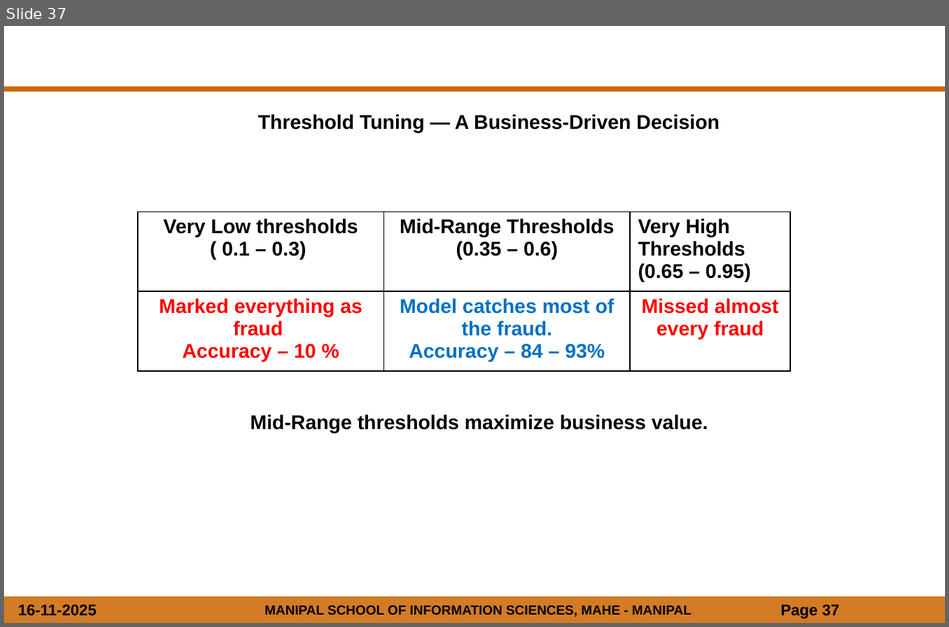
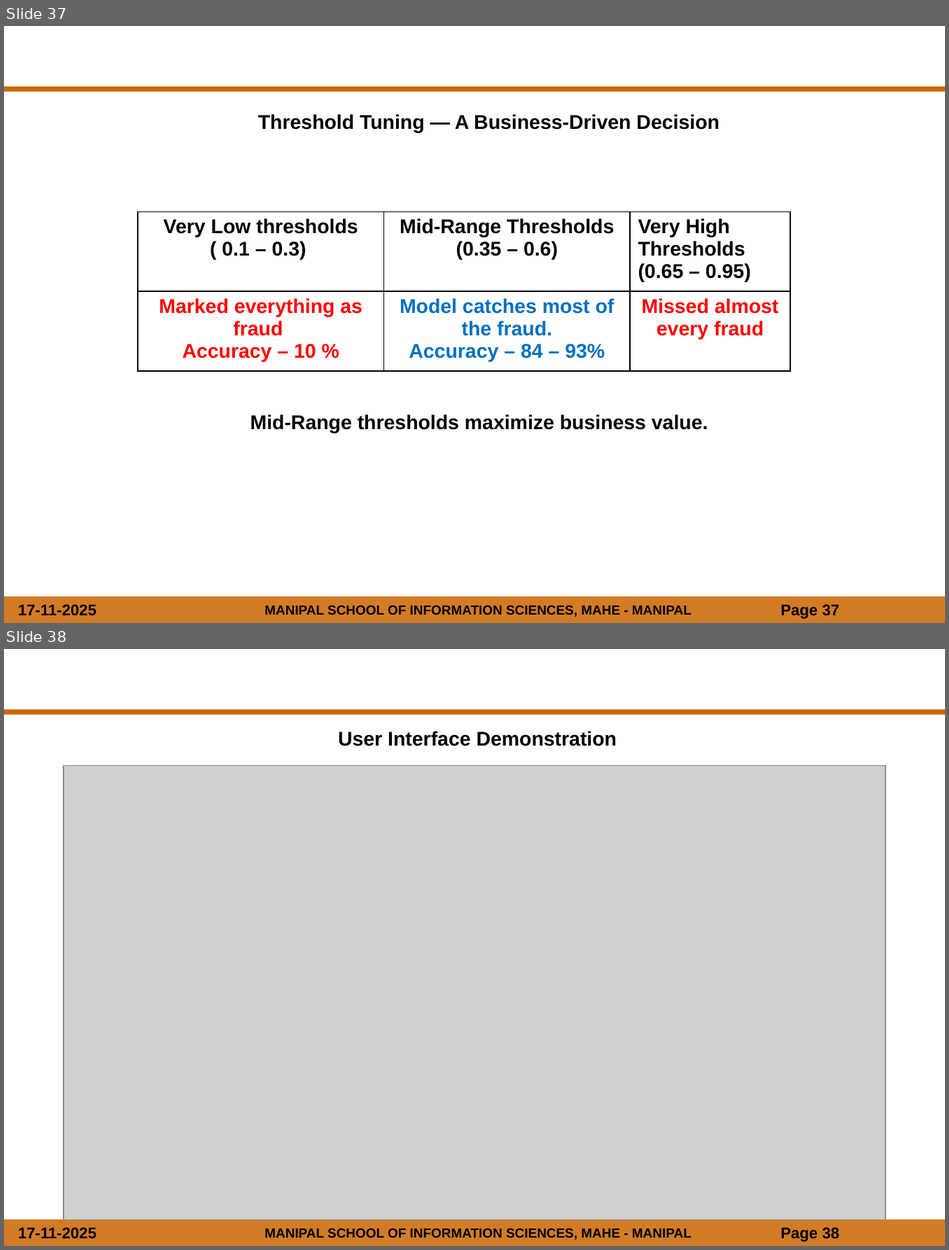
Before and after one commit to suhaasd/Fraud_Detection_Using_Machine_Learning, a slide deck: Fraud_Detection/fraud detection.pptx. Shown one above the other, each under a label of ours: slide 37 before the commit, slides 37 and 38 after it. The pictures are 949x627 and 949x1250 pixels, drawn with LibreOffice and Linux fonts; fonts in the diff are those of the drawing; grey boxes stand for pictures; background and template pictures are left out. Boxes give left, top, right and bottom in pixels: in the first picture for what was removed or moved away, otherwise in the second. Text is boxed around its words. In the diff, an @@ line names an element or a change of style, - is before the commit and + after.

```diff
--- a/Fraud_Detection/fraud detection.pptx
+++ b/Fraud_Detection/fraud detection.pptx
@@ slide 38 added at bbox=[4, 649, 945, 1246], background #FFFFFF; not listed: 5 template elements that a slide beside it also shows @@
@@ text added at bbox=[338, 731, 617, 746], 18 pt, text #000000, bold @@
+User Interface Demonstration
@@ picture added at bbox=[63, 766, 886, 1220] @@
@@ slide 37 changed as well @@
@@ text at bbox=[18, 604, 96, 616]: text changed @@
-16-11-2025
+17-11-2025
```
Also in this commit, not shown: 38 other slides changed, 2 other slides added.
